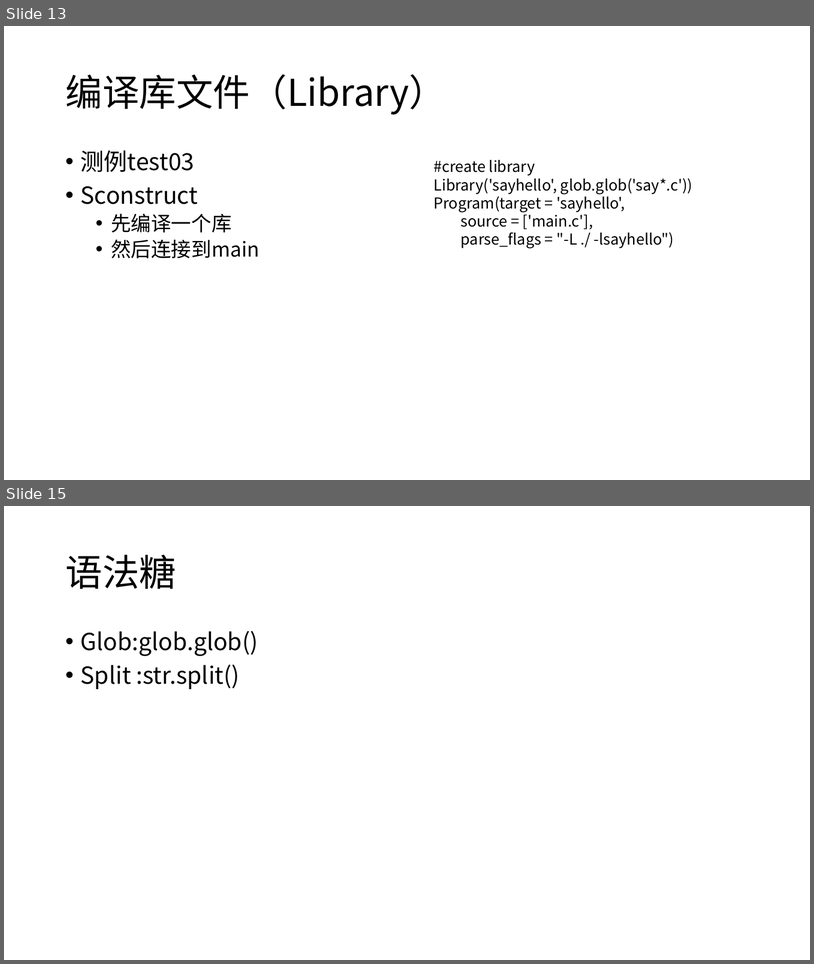
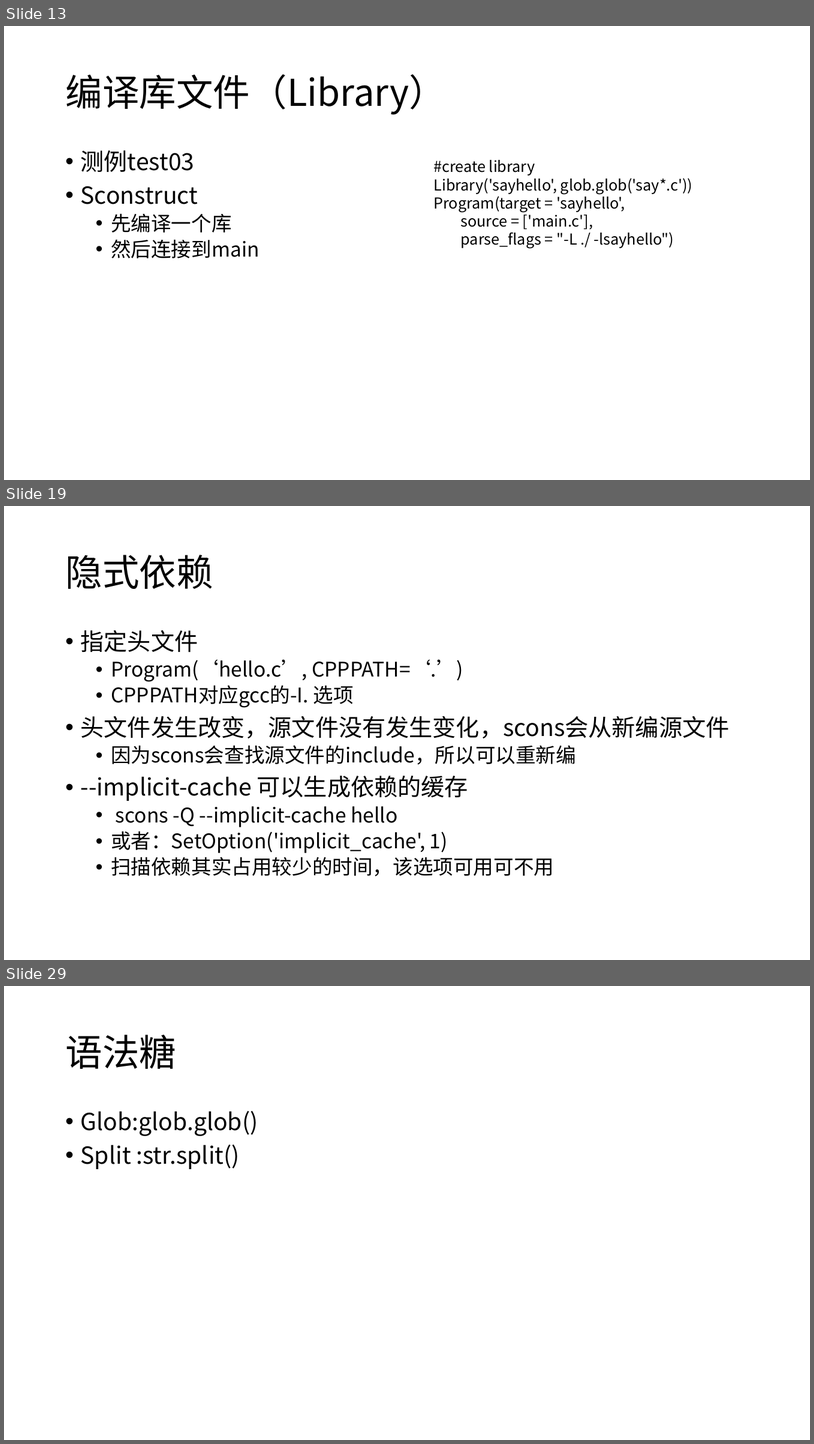
Before and after one commit to h8d9123/CSGamePhysicalEngine, a slide deck: example/learnscons/learnscons.pptx. Shown one above the other, each under a label of ours: slides 13 and 15 before the commit, slides 13, 19 and 29 after it; the slides between them are not shown. The pictures are 814x964 and 814x1444 pixels, drawn with LibreOffice and Linux fonts; fonts in the diff are those of the drawing. Boxes give left, top, right and bottom in pixels: in the first picture for what was removed or moved away, otherwise in the second. Text is boxed around its words. In the diff, an @@ line names an element or a change of style, - is before the commit and + after.

```diff
--- a/example/learnscons/learnscons.pptx
+++ b/example/learnscons/learnscons.pptx
@@ slide 19 added at [4, 506, 810, 960], background #FFFFFF @@
@@ title added at [65, 555, 213, 589], 44 pt, text #000000 @@
+隐式依赖
@@ text added at [81, 630, 730, 876], 24 pt, text #000000 @@
+• 指定头文件
+  • Program(‘hello.c’, CPPPATH=‘.’)
+  • CPPPATH对应gcc的-I. 选项
+• 头文件发生改变，源文件没有发生变化，scons会从新编源文件
+  • 因为scons会查找源文件的include，所以可以重新编
+• --implicit-cache 可以生成依赖的缓存
+  • scons -Q --implicit-cache hello
+  • 或者：SetOption('implicit_cache', 1)
+  • 扫描依赖其实占用较少的时间，该选项可用可不用
@@ what was slide 15 is now slide 29 @@
```
Also in this commit, not shown: 1 slide changed, 14 other slides added, 1 slide removed, 21 other files.
